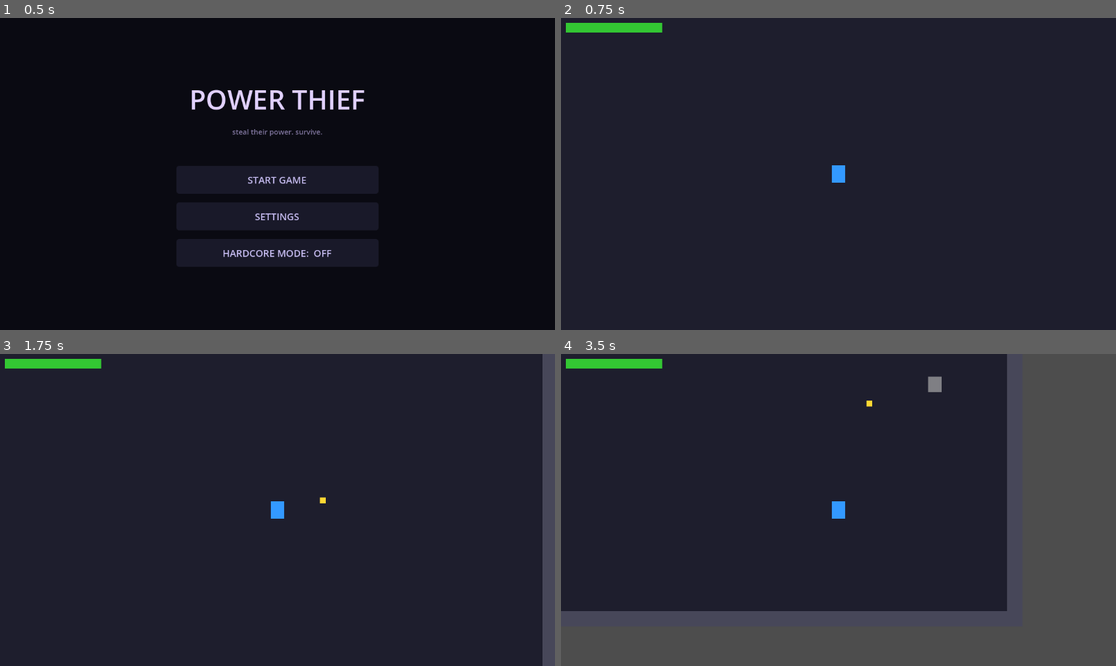
Above: before the commit, frames 1-4 (two rows, left to right).
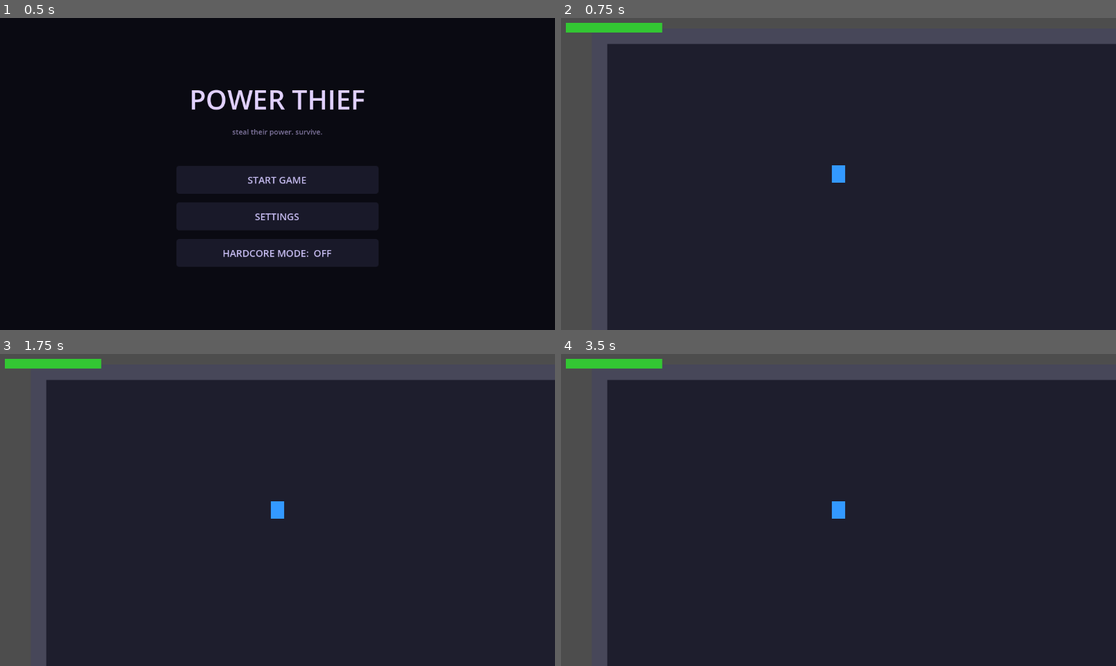
Above: after the commit, the same moments.

Repository: Knarf224/Power_Thief
Game: Godot game, scene res://scenes/ui/HomeScreen.tscn
The game is run twice, just before and just after one commit, with the same random seed, the same clock (stepped at 60 frames per second) and the same inputs.
Inputs (mouse positions are in pixels of both pictures, inside the frame that each line leads up to):
- Up to frame 1 (0.5 s): no input
- Up to frame 2 (0.75 s): click "START GAME" at 0.5 s
- Up to frame 3 (1.75 s): tap Enter at 1.25 s; move the mouse to (399, 494) at 1.27 s; hold D from 1.28 s (still down); tap 1 at 1.35 s; click (399, 494) at 1.42 s
- Up to frame 4 (3.5 s): move the mouse to (727, 525) at 2.02 s; release D at 2.03 s; hold S 2.03-2.78 s; tap 2 at 2.1 s; click (727, 525) at 2.17 s; move the mouse to (894, 441) at 2.77 s; hold D from 2.78 s (still down); tap 3 at 2.85 s; click (894, 441) at 2.92 s

Frame 1 is identical in both runs. In frame 2, 15% of the frame differs, in the area x 0-100%, y 0-100%; in frame 3, 17%; in frame 4, 43%.
Error after the commit: Parse Error: Cannot infer the type of "push_dir" variable because the value doesn't have a set type. (res://scripts/player/player.gd:183)

Commit message:
Implement all 11 perks and random boss shuffle
Perks implemented:
- Auto-Fire: hold left-click to fire at BASE_SHOOT_COOLDOWN rate
- Stopping Power: +30% projectile damage
- Gravity Push: dash repels enemies within 120px
- Life Steal: killing an enemy heals 2 HP
- Piercing Shot: shots pass through enemies
- Rapid Fire: hold to fire at 60% cooldown (also stacks with Auto-Fire)
- Thorns: contact damage reflects 50% back to attacker (source param added
  to all enemy contact take_damage calls)
- Death Burst: enemies explode on death, 20 AoE dmg in 60px to nearby enemies
- Berserker: below 30 HP — move speed +50%, fire rate +50%
- Iron Will: once per room survive a killing blow at 1 HP
- Overclock: active core cooldowns (Fire, Phase, Summon) reduced by 30%

New perks added to boss pools:
- Warden: +Berserker
- Plague Lord: +Iron Will
- Storm Tyrant: +Overclock

Boss selection now uses a shuffle bag (random order, all 5 before repeats,
never same boss twice in a row). quick_mode reset to false.

Co-Authored-By: Claude Sonnet 4.6 <noreply@anthropic.com>

Diff:
--- a/scripts/autoload/game_state.gd
+++ b/scripts/autoload/game_state.gd
@@ -134,9 +134,30 @@
 	# room_counter + 1 == the level number being played.
 	return (room_counter + 1) % 4 == 0
 
+# ---------------------------------------------------------------------------
+# Boss shuffle bag — every boss appears once per cycle, never twice in a row.
+# ---------------------------------------------------------------------------
+var _boss_pool: Array = []
+var _last_boss_scene: String = ""
+
+func reset_boss_pool() -> void:
+	_boss_pool = []
+	_last_boss_scene = ""
+
 func get_boss_scene() -> String:
-	var boss_index := room_counter / 4
-	return BOSS_SCENES[boss_index % BOSS_SCENES.size()]
+	if _boss_pool.is_empty():
+		_boss_pool = BOSS_SCENES.duplicate()
+		_boss_pool.shuffle()
+		# If the top of the fresh deck matches the last boss used, swap it out
+		# so the same boss never appears twice in a row across cycles.
+		if _last_boss_scene != "" and _boss_pool.size() > 1 and _boss_pool[0] == _last_boss_scene:
+			var swap_idx := randi_range(1, _boss_pool.size() - 1)
+			var tmp: String = _boss_pool[0]
+			_boss_pool[0] = _boss_pool[swap_idx]
+			_boss_pool[swap_idx] = tmp
+	var scene: String = _boss_pool.pop_front()
+	_last_boss_scene = scene
+	return scene
 
 func get_boss_companion_count() -> int:
 	# Slower scaling than normal enemies — uses boss_index instead of room_counter.
--- a/scripts/enemies/assassin.gd
+++ b/scripts/enemies/assassin.gd
@@ -48,5 +48,5 @@
 func _try_contact_damage() -> void:
 	if _contact_cooldown > 0.0 or _dist_to_player() > 30.0:
 		return
-	player.take_damage(CONTACT_DAMAGE)
+	player.take_damage(CONTACT_DAMAGE, self)
 	_contact_cooldown = CONTACT_COOLDOWN
--- a/scripts/enemies/base_enemy.gd
+++ b/scripts/enemies/base_enemy.gd
@@ -86,8 +86,25 @@
 func _on_death() -> void:
 	if drop_core_type != 0:
 		_spawn_core_pickup()
+	# Life Steal — restore 2 HP to the player on kill
+	if GameState.player_perks.has("life_steal"):
+		var p := get_tree().get_first_node_in_group("player")
+		if p and is_instance_valid(p):
+			p.heal(2)
+	# Death Burst — explode for 20 AoE damage to nearby enemies
+	if GameState.player_perks.has("death_burst"):
+		_spawn_death_burst()
 	died.emit()
 	queue_free()
+
+func _spawn_death_burst() -> void:
+	const BURST_RADIUS := 60.0
+	const BURST_DAMAGE := 20
+	for enemy in get_tree().get_nodes_in_group("enemy"):
+		if enemy == self or not is_instance_valid(enemy):
+			continue
+		if global_position.distance_to(enemy.global_position) <= BURST_RADIUS:
+			enemy.take_damage(BURST_DAMAGE)
 
 func _spawn_core_pickup() -> void:
 	var pickup = load("res://scenes/core_system/CorePickup.tscn").instantiate()
--- a/scripts/enemies/bomb_beetle.gd
+++ b/scripts/enemies/bomb_beetle.gd
@@ -18,7 +18,7 @@
 	velocity = _dir_to_player() * BEETLE_SPEED
 	_contact_cooldown = max(0.0, _contact_cooldown - delta)
 	if _dist_to_player() < 22.0 and _contact_cooldown <= 0.0:
-		player.take_damage(CONTACT_DAMAGE)
+		player.take_damage(CONTACT_DAMAGE, self)
 		_contact_cooldown = CONTACT_COOLDOWN
 
 func _on_death() -> void:
--- a/scripts/enemies/bosses/lich_spirit.gd
+++ b/scripts/enemies/bosses/lich_spirit.gd
@@ -20,5 +20,5 @@
 	velocity    = _dir_to_player() * MOVE_SPEED
 	_contact_cd = maxf(0.0, _contact_cd - delta)
 	if _dist_to_player() < 22.0 and _contact_cd <= 0.0:
-		player.take_damage(CONTACT_DAMAGE)
+		player.take_damage(CONTACT_DAMAGE, self)
 		_contact_cd = CONTACT_CD
--- a/scripts/enemies/bosses/phantom.gd
+++ b/scripts/enemies/bosses/phantom.gd
@@ -46,7 +46,7 @@
 
 	# Contact damage (whether visible or not — decoys also do this)
 	if _dist_to_player() < 46.0 and _contact_cd <= 0.0:
-		player.take_damage(CONTACT_DAMAGE)
+		player.take_damage(CONTACT_DAMAGE, self)
 		_contact_cd = CONTACT_CD
 
 	# Shoot a 3-projectile spread
--- a/scripts/enemies/bosses/phantom_decoy.gd
+++ b/scripts/enemies/bosses/phantom_decoy.gd
@@ -19,5 +19,5 @@
 	velocity    = _dir_to_player() * MOVE_SPEED
 	_contact_cd = maxf(0.0, _contact_cd - delta)
 	if _dist_to_player() < 28.0 and _contact_cd <= 0.0:
-		player.take_damage(CONTACT_DAMAGE)
+		player.take_damage(CONTACT_DAMAGE, self)
 		_contact_cd = CONTACT_CD
--- a/scripts/enemies/bosses/plague_lord.gd
+++ b/scripts/enemies/bosses/plague_lord.gd
@@ -20,7 +20,7 @@
 
 func _ready() -> void:
 	boss_name       = "The Plague Lord"
-	boss_perk_pool  = ["life_steal", "thorns", "death_burst"]
+	boss_perk_pool  = ["life_steal", "thorns", "death_burst", "iron_will"]
 	companion_scene = "res://scenes/enemies/PoisonToad.tscn"
 	super()
 	max_health = 400
@@ -33,7 +33,7 @@
 	velocity = _dir_to_player() * MOVE_SPEED
 
 	if _dist_to_player() < 52.0 and _contact_cd <= 0.0:
-		player.take_damage(CONTACT_DAMAGE)
+		player.take_damage(CONTACT_DAMAGE, self)
 		_contact_cd = CONTACT_CD
 
 	if _shoot_timer <= 0.0:
--- a/scripts/enemies/bosses/storm_tyrant.gd
+++ b/scripts/enemies/bosses/storm_tyrant.gd
@@ -25,7 +25,7 @@
 
 func _ready() -> void:
 	boss_name       = "The Storm Tyrant"
-	boss_perk_pool  = ["rapid_fire", "gravity_push", "death_burst"]
+	boss_perk_pool  = ["rapid_fire", "gravity_push", "death_burst", "overclock"]
 	companion_scene = "res://scenes/enemies/LightningSprite.tscn"
 	super()
 	max_health = 280
@@ -43,7 +43,7 @@
 	if _aura_tick <= 0.0:
 		_aura_tick = AURA_TICK
 		if _dist_to_player() <= _aura_radius():
-			player.take_damage(AURA_DAMAGE)
+			player.take_damage(AURA_DAMAGE, self)
 
 	# Homing bolts
 	_shoot_timer -= delta
--- a/scripts/enemies/bosses/warden.gd
+++ b/scripts/enemies/bosses/warden.gd
@@ -26,7 +26,7 @@
 
 func _ready() -> void:
 	boss_name       = "The Warden"
-	boss_perk_pool  = ["stopping_power", "gravity_push", "thorns"]
+	boss_perk_pool  = ["stopping_power", "gravity_push", "thorns", "berserker"]
 	companion_scene = "res://scenes/enemies/StoneGolem.tscn"
 	super()
 	max_health = 350
@@ -62,7 +62,7 @@
 			velocity = _charge_dir * _charge_speed()
 			# Heavy impact if we run into the player while charging
 			if _dist_to_player() < 48.0 and _contact_cd <= 0.0:
-				player.take_damage(40)
+				player.take_damage(40, self)
 				_contact_cd = CONTACT_COOLDOWN
 
 		State.STUNNED:
@@ -75,7 +75,7 @@
 func _try_contact_damage() -> void:
 	if _contact_cd > 0.0 or _dist_to_player() > 48.0:
 		return
-	player.take_damage(CONTACT_DAMAGE)
+	player.take_damage(CONTACT_DAMAGE, self)
 	_contact_cd = CONTACT_COOLDOWN
 
 func take_damage(amount: int) -> void:
--- a/scripts/enemies/ghost.gd
+++ b/scripts/enemies/ghost.gd
@@ -27,7 +27,7 @@
 	velocity = _dir_to_player() * GHOST_SPEED
 	_contact_cooldown = max(0.0, _contact_cooldown - delta)
 	if _dist_to_player() < 22.0 and _contact_cooldown <= 0.0:
-		player.take_damage(CONTACT_DAMAGE)
+		player.take_damage(CONTACT_DAMAGE, self)
 		_contact_cooldown = CONTACT_COOLDOWN
 
 func take_damage(amount: int) -> void:
--- a/scripts/enemies/slime.gd
+++ b/scripts/enemies/slime.gd
@@ -23,7 +23,7 @@
 	velocity = _dir_to_player() * SLIME_SPEED
 	_contact_cooldown = max(0.0, _contact_cooldown - delta)
 	if _dist_to_player() < 22.0 and _contact_cooldown <= 0.0:
-		player.take_damage(CONTACT_DAMAGE)
+		player.take_damage(CONTACT_DAMAGE, self)
 		_contact_cooldown = CONTACT_COOLDOWN
 
 func _on_death() -> void:
--- a/scripts/enemies/stone_golem.gd
+++ b/scripts/enemies/stone_golem.gd
@@ -23,7 +23,7 @@
 		if _shield_recharge_timer <= 0.0:
 			_has_shield = true
 	if _dist_to_player() < 28.0 and _contact_cooldown <= 0.0:
-		player.take_damage(CONTACT_DAMAGE)
+		player.take_damage(CONTACT_DAMAGE, self)
 		_contact_cooldown = CONTACT_COOLDOWN
 
 func take_damage(amount: int) -> void:
--- a/scripts/enemies/summoned_spirit.gd
+++ b/scripts/enemies/summoned_spirit.gd
@@ -17,5 +17,5 @@
 	velocity = _dir_to_player() * SPIRIT_SPEED
 	_contact_cooldown = max(0.0, _contact_cooldown - delta)
 	if _dist_to_player() < 22.0 and _contact_cooldown <= 0.0:
-		player.take_damage(CONTACT_DAMAGE)
+		player.take_damage(CONTACT_DAMAGE, self)
 		_contact_cooldown = CONTACT_COOLDOWN
--- a/scripts/player/player.gd
+++ b/scripts/player/player.gd
@@ -13,6 +13,7 @@
 const SHIELD_RECHARGE = 10.0
 const SUMMON_COOLDOWN = 15.0
 const MAX_HEALTH = 100
+const BASE_SHOOT_COOLDOWN := 0.20  # seconds between auto-fire shots
 
 var health := MAX_HEALTH
 var is_dashing := false
@@ -30,6 +31,8 @@
 
 var core_slots: Array = [CoreType.NONE, CoreType.NONE, CoreType.NONE]
 var can_attack := true  # rooms can gate this (e.g. PowerZoneRoom)
+var _shoot_timer := 0.0
+var _iron_will_available := true
 
 signal health_changed(current: int, maximum: int)
 signal died
@@ -56,8 +59,10 @@
 			if _has_core(CoreType.EXPLOSION):
 				_spawn_dash_explosion()
 	else:
-		velocity = _get_move_direction() * SPEED
-
+		velocity = _get_move_direction() * _move_speed()
+
+	if _shoot_timer > 0.0:
+		_shoot_timer -= delta
 	if dash_cooldown_timer > 0.0:
 		dash_cooldown_timer -= delta
 	if fire_bomb_cooldown_timer > 0.0:
@@ -78,6 +83,13 @@
 
 	if _summon_cooldown > 0.0:
 		_summon_cooldown -= delta
+
+	# Auto-Fire / Rapid-Fire: hold left mouse to shoot at cooldown rate
+	if (_has_perk("auto_fire") or _has_perk("rapid_fire")) \
+			and Input.is_mouse_button_pressed(MOUSE_BUTTON_LEFT) \
+			and can_attack and _shoot_timer <= 0.0:
+		_shoot()
+		_shoot_timer = _current_shoot_cd()
 
 	move_and_slide()
 
@@ -92,6 +104,25 @@
 	if Input.is_key_pressed(KEY_D) or Input.is_key_pressed(KEY_RIGHT):
 		dir.x += 1
 	return dir.normalized()
+
+func _has_perk(id: String) -> bool:
+	return GameState.player_perks.has(id)
+
+func _move_speed() -> float:
+	if _has_perk("berserker") and health <= 30:
+		return SPEED * 1.5
+	return SPEED
+
+func _current_shoot_cd() -> float:
+	var cd := BASE_SHOOT_COOLDOWN
+	if _has_perk("rapid_fire"):
+		cd *= 0.6
+	if _has_perk("berserker") and health <= 30:
+		cd *= 0.5
+	return cd
+
+func _active_cooldown(base: float) -> float:
+	return base * 0.7 if _has_perk("overclock") else base
 
 func _unhandled_input(event: InputEvent) -> void:
 	if event is InputEventMouseButton and event.pressed:
@@ -124,6 +155,10 @@
 	get_parent().add_child(p)
 	p.global_position = global_position
 	p.direction = dir
+	if _has_perk("stopping_power"):
+		p.damage = int(p.damage * 1.3)
+	if _has_perk("piercing_shot"):
+		p.piercing = true
 	if _has_core(CoreType.ICE):
 		p.apply_slow = true
 	if _has_core(CoreType.LIGHTNING):
@@ -141,6 +176,13 @@
 	is_dashing = true
 	dash_timer = _dash_duration()
 	dash_cooldown_timer = DASH_COOLDOWN
+	if _has_perk("gravity_push"):
+		for enemy in get_tree().get_nodes_in_group("enemy"):
+			if not is_instance_valid(enemy):
+				continue
+			var push_dir := enemy.global_position - global_position
+			if push_dir.length() <= 120.0:
+				enemy.velocity += push_dir.normalized() * 400.0
 
 func _dash_speed() -> float:
 	return DASH_SPEED * (2.0 if _has_core(CoreType.DASH) else 1.0)
@@ -172,14 +214,14 @@
 	var bomb = fire_bomb_scene.instantiate()
 	get_parent().add_child(bomb)
 	bomb.global_position = global_position
-	fire_bomb_cooldown_timer = FIRE_BOMB_COOLDOWN
+	fire_bomb_cooldown_timer = _active_cooldown(FIRE_BOMB_COOLDOWN)
 
 func _activate_phase() -> void:
 	if _is_phasing or _phase_cooldown > 0.0:
 		return
 	_is_phasing = true
 	_phase_timer = PHASE_DURATION
-	_phase_cooldown = PHASE_COOLDOWN
+	_phase_cooldown = _active_cooldown(PHASE_COOLDOWN)
 	_visual.modulate.a = 0.35
 
 func _summon_ally() -> void:
@@ -188,7 +230,7 @@
 	var ally = summon_ally_scene.instantiate()
 	get_parent().add_child(ally)
 	ally.global_position = global_position
-	_summon_cooldown = SUMMON_COOLDOWN
+	_summon_cooldown = _active_cooldown(SUMMON_COOLDOWN)
 
 # --- Core System ---
 
@@ -211,15 +253,24 @@
 
 # --- Health ---
 
-func take_damage(amount: int) -> void:
+func take_damage(amount: int, source: Node = null) -> void:
 	if _is_phasing:
 		return
 	if _has_core(CoreType.SHIELD) and _shield_active:
 		_shield_active = false
 		_shield_recharge_timer = SHIELD_RECHARGE
 		return
+	# Iron Will: survive one killing blow per room at 1 HP
+	if _has_perk("iron_will") and _iron_will_available and health - amount <= 0:
+		health = 1
+		_iron_will_available = false
+		health_changed.emit(health, MAX_HEALTH)
+		return
 	health = max(0, health - amount)
 	health_changed.emit(health, MAX_HEALTH)
+	# Thorns: reflect 50% of contact damage back to the attacker
+	if source != null and is_instance_valid(source) and source.has_method("take_damage") and _has_perk("thorns"):
+		source.take_damage(maxi(1, amount / 2))
 	if health == 0:
 		died.emit()
 
--- a/scripts/player/projectile.gd
+++ b/scripts/player/projectile.gd
@@ -2,11 +2,13 @@
 
 const SPEED = 500.0
 const LIFETIME = 2.0
-const DAMAGE = 10
+const BASE_DAMAGE = 10
 
 var direction := Vector2.RIGHT
 var _timer := 0.0
+var damage := BASE_DAMAGE
 
+var piercing := false
 var apply_slow := false
 var apply_poison := false
 var chain_count := 0
@@ -26,14 +28,17 @@
 	if body.is_in_group("player"):
 		return
 	if body.has_method("take_damage"):
-		body.take_damage(DAMAGE)
+		body.take_damage(damage)
 		if apply_slow and body.has_method("apply_slow"):
 			body.apply_slow(0.4, 2.0)
 		if apply_poison and body.has_method("apply_poison"):
 			body.apply_poison(5, 3.0)
 		if chain_count > 0:
 			_do_chain(body)
-	queue_free()
+		if not piercing:
+			queue_free()
+	else:
+		queue_free()  # wall hit
 
 func _do_chain(hit_body: Node) -> void:
 	var hits := 0
--- a/scripts/ui/perk_select.gd
+++ b/scripts/ui/perk_select.gd
@@ -11,6 +11,9 @@
 	"rapid_fire":     "Rapid Fire",
 	"thorns":         "Thorns",
 	"death_burst":    "Death Burst",
+	"berserker":      "Berserker",
+	"iron_will":      "Iron Will",
+	"overclock":      "Overclock",
 }
 
 # Set by GameState before add_child — always strings, never Variant
